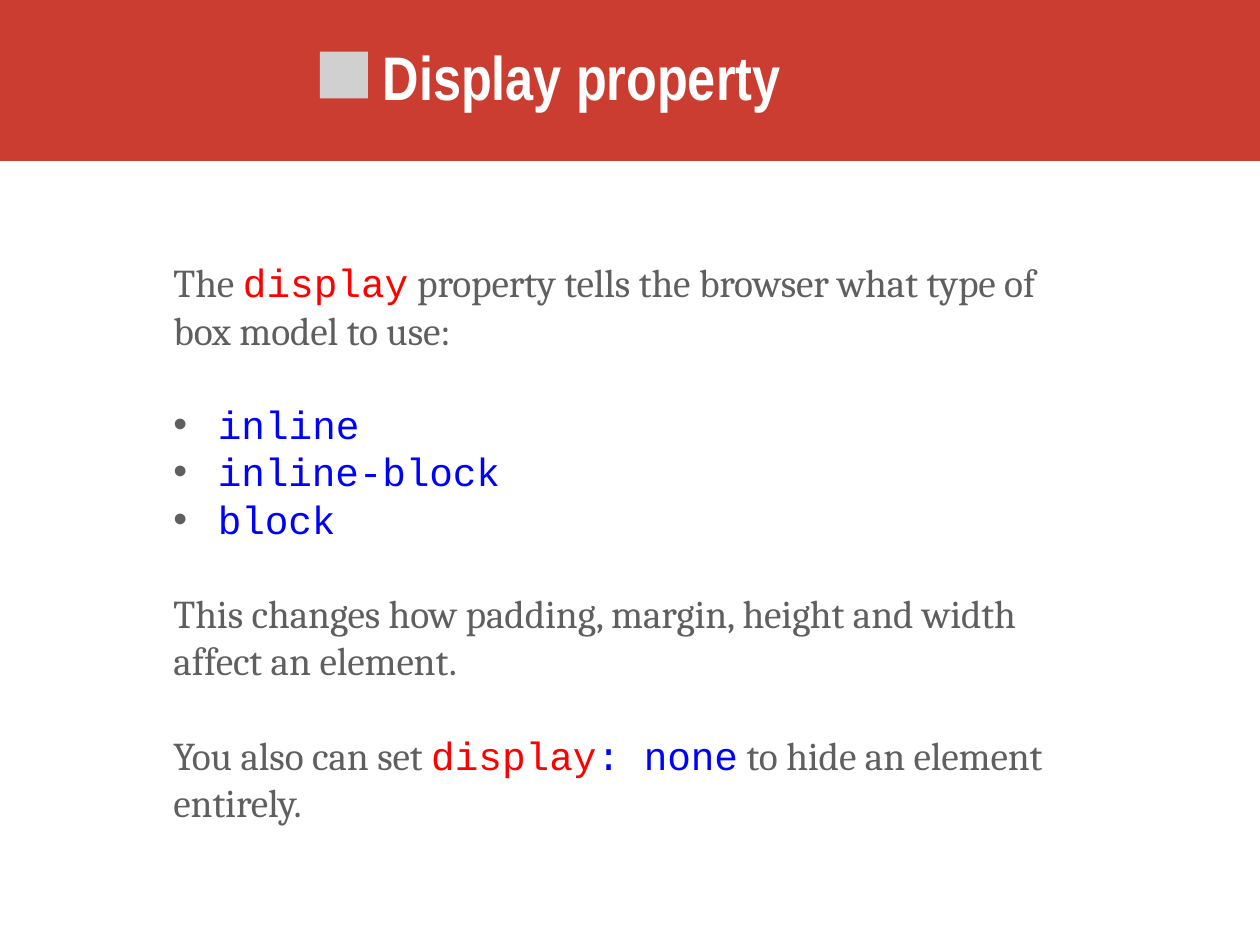
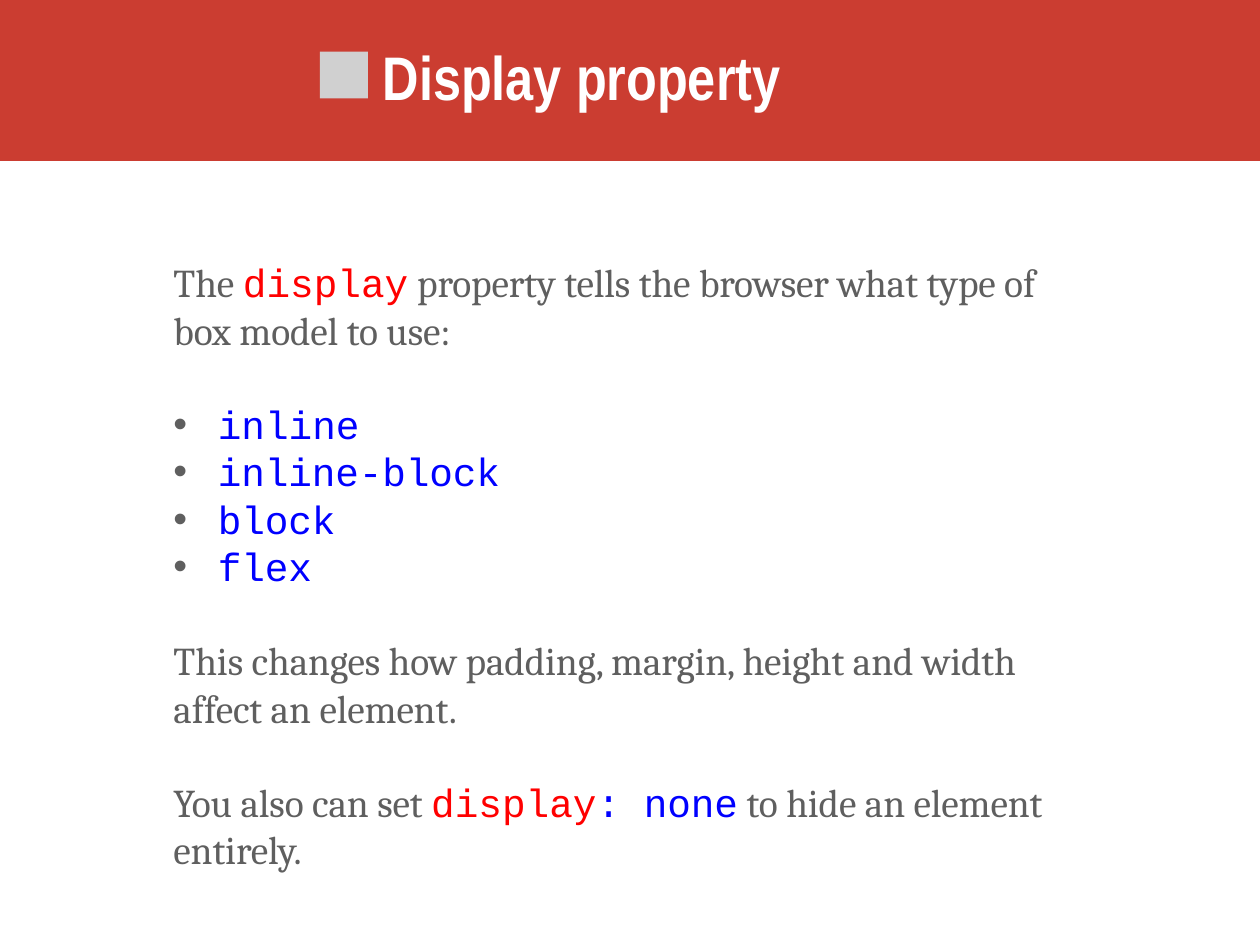
Before and after one commit to kweeket/kweeket.github.io, a slide deck: slide 18 of slides/week-4.pptx (slide 16 before the commit). Drawn at 1260x945 pixels with LibreOffice and Linux fonts; fonts in the diff are those of the drawing; grey boxes stand for pictures. Boxes give left, top, right and bottom in pixels: in the first picture for what was removed or moved away, otherwise in the second. Text is boxed around its words. In the diff, an @@ line names an element or a change of style, - is before the commit and + after.

```diff
--- a/slides/week-4.pptx
+++ b/slides/week-4.pptx
@@ text at [218, 553, 312, 582]: paragraph added @@
+• flex
```
Also in this commit, not shown: 5 other slides changed, 5 slides added, 2 slides removed, 4 other files.
